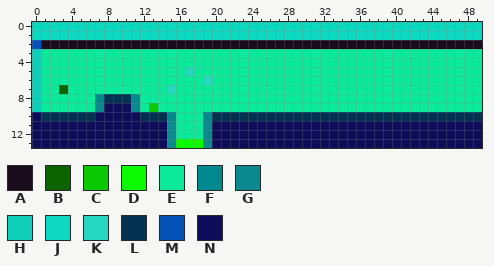
Pixel-art sprite -- res/lvls/1.png. This is how it looked before the edit.
The file is 50x14 pixels. Colours within 5 levels of each other are drawn and written as one.
Palette (. is transparent): A #190d1d  B #0b6400  C #0bc800  D #0bfa00  E #0bea9a  F #00898e  G #0c898e  H #0ed0b8  J #0dd8c0  K #27d8c0  L #013251  M #0451b8  N #0d0d5a
The same view after the edit:
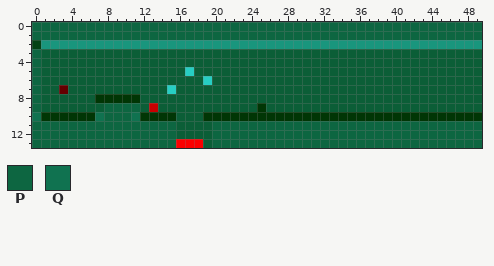
Colours new in this view: P #0d6641  Q #107250
The edit:
colour A: #190d1d -> #19967d
colour B: #0b6400 -> #640000
colour C: #0bc800 -> #c80000
colour D: #0bfa00 -> #fa0000
colour E: #0bea9a -> #0b5e37
colour K: #27d8c0 -> #27cec3
colour L: #013251 -> #013605
colour M: #0451b8 -> #044214
y 0..1: x 0..49 JJJJJJJJJJJJJJJJJJJJJJJJJJJJJJJJJJJJJJJJJJJJJJJJJJ -> PPPPPPPPPPPPPPPPPPPPPPPPPPPPPPPPPPPPPPPPPPPPPPPPPP
y 3..7: x 0 H -> P
y 8: x 0 H -> P; x 7 F -> L; x 11 F -> L
y 9: x 0 H -> P; x 7..11 GNNNG -> EPPPP; x 25 E -> L
y 10: x 0 N -> Q; x 7..11 NNNNN -> QPPPQ; x 15 F -> L; x 19 F -> L
y 11..13: x 0..15 NNNNNNNNNNNNNNNG -> PPPPPPPPPPPPPPPP; x 19..49 GNNNNNNNNNNNNNNNNNNNNNNNNNNNNNN -> EPPPPPPPPPPPPPPPPPPPPPPPPPPPPPP
